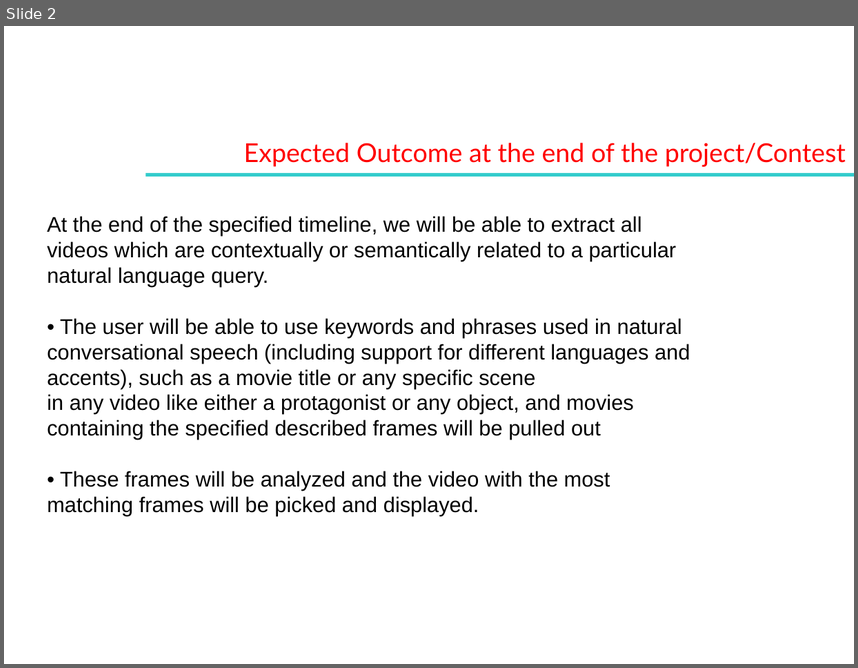
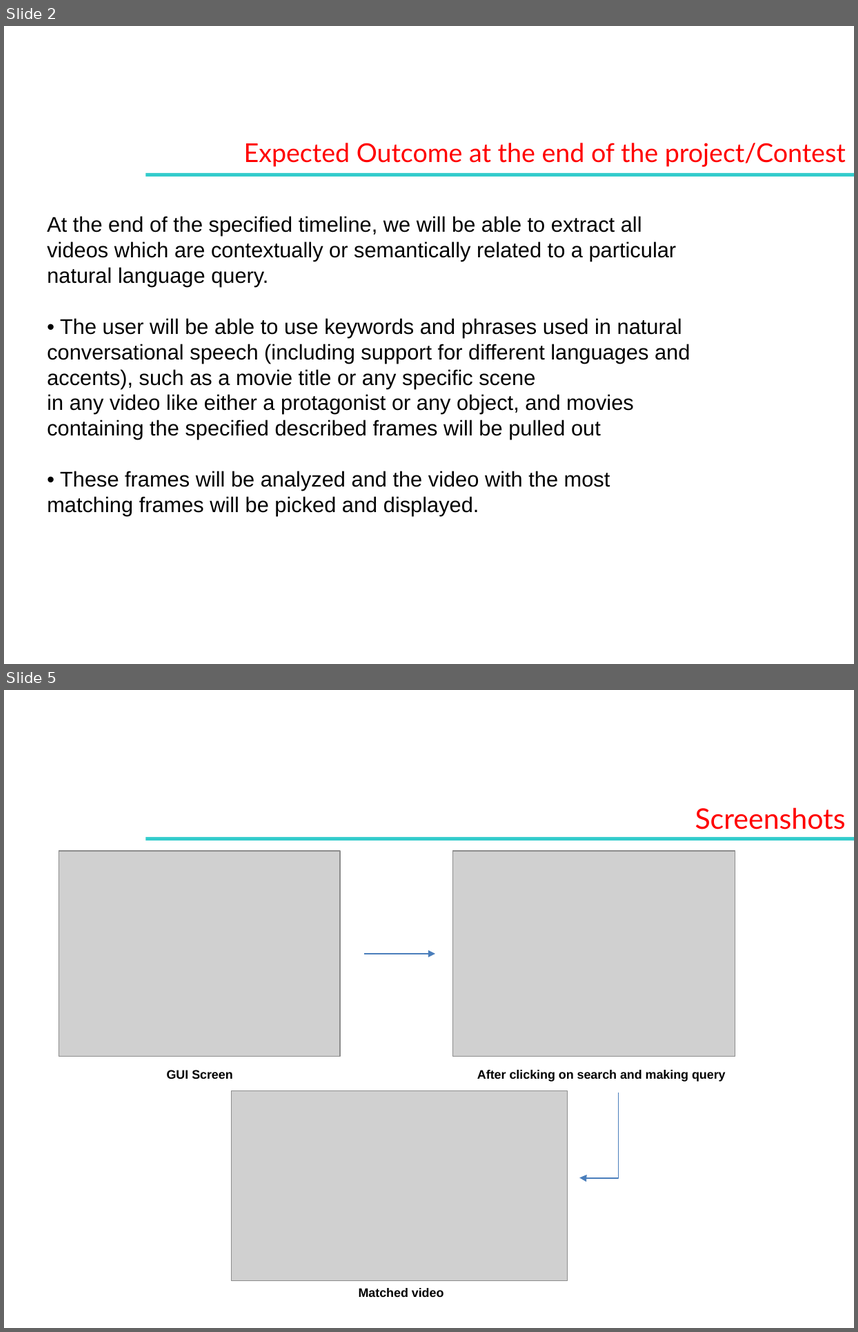
Before and after one commit to aditeyabaral/natural-language-database-querying, a slide deck: Presentation/Intel Contest_template.pptx. Shown one above the other, each under a label of ours: slide 2 before the commit, slides 2 and 5 after it; the slides between them are not shown. The pictures are 858x668 and 858x1332 pixels, drawn with LibreOffice and Linux fonts; fonts in the diff are those of the drawing; grey boxes stand for pictures; background and template pictures are left out. Boxes give left, top, right and bottom in pixels: in the first picture for what was removed or moved away, otherwise in the second. Text is boxed around its words. In the diff, an @@ line names an element or a change of style, - is before the commit and + after.

```diff
--- a/Presentation/Intel Contest_template.pptx
+++ b/Presentation/Intel Contest_template.pptx
@@ slide 5 added at [4, 690, 854, 1328], background picture (left out) @@
@@ text added at [695, 807, 846, 829], 24 pt, text #FF0000 @@
+Screenshots
@@ picture added at [59, 851, 341, 1056] @@
@@ rectangle added at [146, 837, 854, 840], fill #33CCCC @@
@@ picture added at [452, 851, 735, 1056] @@
@@ arrow added from (364, 954) to (435, 954), #4B7EBC 0.75 pt @@
@@ text added at [167, 1069, 233, 1078], 10.5 pt, text #000000, bold @@
+GUI Screen
@@ text added at [477, 1069, 726, 1081], 10.5 pt, text #000000, bold @@
+After clicking on search and making query
@@ picture added at [231, 1090, 567, 1280] @@
@@ elbow arrow added from (619, 1092) to (579, 1177), #4B7EBC 0.75 pt @@
@@ text added at [359, 1288, 444, 1297], 10.5 pt, text #000000, bold @@
+Matched video
```
Also in this commit, not shown: 5 slides changed, 1 other file.
